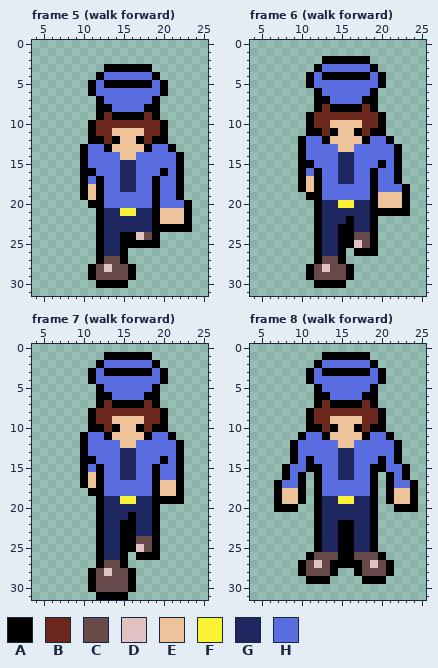
One commit to this pixel-art file: Assets/Art/cop.aseprite. That is the earlier state.
32x32 pixels, 34 frames. Colours within 5 levels of each other are drawn and written as one. Shown: frame 5 (walk forward): x 4..25, y 0..31; frame 6 (walk forward): x 4..25, y 0..31; frame 7 (walk forward): x 4..25, y 0..31; frame 8 (walk forward): x 4..25, y 0..31. The commit also changed other frames, which this record leaves out.
Visible layers, top first: "Layer 8", "Layer 2".
Palette (. is transparent): A #000000  B #6c281c  C #684949  D #e1c1c1  E #eec39a  F #fbf236  G #1e275f  H #5b6ee1
Pixels before, frame 5 (walk forward), first column x 10:
 3 ...AAAAAA.....
 4 ..AHHHHHHA....
 5 .AHAAAAAAHA...
 6 .AHHHHHHHHA...
 7 ..AHHHHHHA....
 8 ..AAHHHHAA....
 9 ..ABAAAABA....
10 .ABBBBBBBBA...
11 .ABBEEEEBBA...
12 .AABAEEABAA...
13 AHHAEEEEAHHA..
14 AHHHHEEHHHHHA.
15 AHHHHGGHHHHHA.
16 AAHHHGGHHHAHA.
17 AHAHHGGHHAHHA.
18 AEAHHGGHHAHHA.
19 AEAHHHHHHAHHA.
20 .AAHHHHHHAHHHA
21 ..AGGFFGGAEEEA
22 ..AGGGGGGAEEEA
23 ..AGGGGGGAAAAA
24 ..AGGAADCA....
25 ..AGGAAAAA....
26 ..AGGA........
27 ..ACCA........
28 .ACDCCA.......
29 .ACCCCA.......
30 ..AAAA........
Pixels before, frame 6 (walk forward), first column x 10:
 2 ...AAAAAA.....
 3 ..AHHHHHHA....
 4 .AHAAAAAAHA...
 5 .AHHHHHHHHA...
 6 ..AHHHHHHA....
 7 ..AAHHHHAA....
 8 ..ABAAAABA....
 9 .ABBBBBBBBA...
10 .ABBEEEEBBA...
11 .AABAEEABAA...
12 AHHAEEEEAHHA..
13 AHHHHEEHHHHHA.
14 AHHHHGGHHHHHA.
15 AAHHHGGHHHAHA.
16 AHAHHGGHHAHHA.
17 AEAHHGGHHAHHA.
18 AEAHHHHHHAHHHA
19 .AAHHHHHHAEEEA
20 ..AGGFFGGAEEEA
21 ..AGGGGGGAAAAA
22 ..AGGGAGGA....
23 ..AGGAAGGA....
24 ..AGGAACCA....
25 ..AGGAADCA....
26 ..AGGA.AAA....
27 ..ACCA........
28 .ACDCCA.......
29 .ACCCCA.......
30 ..AAAA........
Pixels before, frame 7 (walk forward), first column x 10:
 1 ...AAAAAA....
 2 ..AHHHHHHA...
 3 .AHAAAAAAHA..
 4 .AHHHHHHHHA..
 5 ..AHHHHHHA...
 6 ..AAHHHHAA...
 7 ..ABAAAABA...
 8 .ABBBBBBBBA..
 9 .ABBEEEEBBA..
10 .AABAEEABAA..
11 AHHAEEEEAHHA.
12 AHHHHEEHHHHHA
13 AHHHHGGHHHHHA
14 AAHHHGGHHHAHA
15 AHAHHGGHHAHHA
16 AEAHHGGHHAHHA
17 AEAHHHHHHAEEA
18 .AAHHHHHHAEEA
19 ..AGGFFGGAAAA
20 ..AGGGGGGA...
21 ..AGGGAGGA...
22 ..AGGAAGGA...
23 ..AGGAAGGA...
24 ..AGGAACCA...
25 ..AGGAADCA...
26 ..AGGA.AAA...
27 ..ACCA.......
28 .ACDCCA......
29 .ACCCCA......
30 .ACCCCA......
31 ..AAAA.......
Pixels before, frame 8 (walk forward), first column x 7:
 1 ......AAAAAA......
 2 .....AHHHHHHA.....
 3 ....AHAAAAAAHA....
 4 ....AHHHHHHHHA....
 5 .....AHHHHHHA.....
 6 .....AAHHHHAA.....
 7 .....ABAAAABA.....
 8 ....ABBBBBBBBA....
 9 ....ABBEEEEBBA....
10 ....AABAEEABAA....
11 ...AHHAEEEEAHHA...
12 ..AHHHHHEEHHHHHA..
13 ..AHHHHHGGHHHHHA..
14 ..AHAHHHGGHHHAHA..
15 .AHHAAHHGGHHAAHHA.
16 .AHA.AHHGGHHA.AHA.
17 AHHA.AHHHHHHA.AHHA
18 AEEA.AHHHHHHA.AEEA
19 AEEA.AGGFFGGA.AEEA
20 AAA..AGGGGGGA..AAA
21 .....AGGGGGGA.....
22 .....AGGAAGGA.....
23 .....AGGAAGGA.....
24 .....AGGAAGGA.....
25 .....AGGAAGGA.....
26 ....ACCCAACCCA....
27 ...ACDCAAAACDCA...
28 ...ACCCA..ACCCA...
29 ....AAA....AAA....
After the commit:
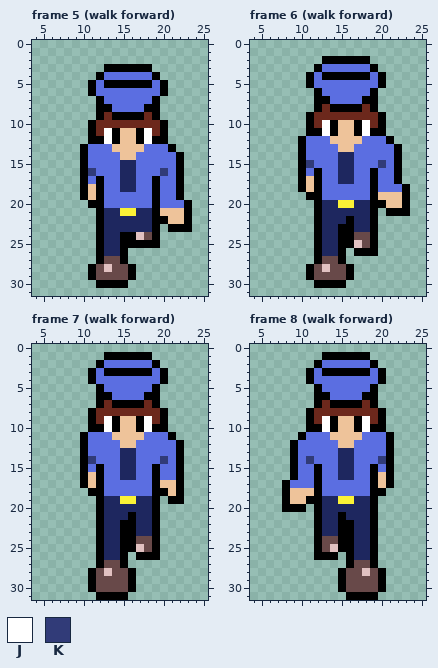
Colours new in this view: J #ffffff  K #313b78
Change:
Frame 5 (walk forward), layer "Layer 2":
y 11: x 13..14 BE -> JA; x 17..18 EB -> AJ
y 12: x 13 B -> J; x 18 B -> J
y 13: x 13 A -> H; x 18 A -> H
y 16: x 11 A -> K; x 20 A -> K
y 22: x 20 E -> A
y 23: x 20 A -> .
Frame 6 (walk forward), layer "Layer 2":
y 10: x 13..14 BE -> JA; x 17..18 EB -> AJ
y 11: x 13 B -> J; x 18 B -> J
y 12: x 13 A -> H; x 18 A -> H
y 15: x 11 A -> K; x 20 A -> K
y 20: x 20 E -> A
y 21: x 20 A -> .
Frame 7 (walk forward), layer "Layer 2":
y 9: x 13..14 BE -> JA; x 17..18 EB -> AJ
y 10: x 13 B -> J; x 18 B -> J
y 11: x 13 A -> H; x 18 A -> H
y 14: x 11 A -> K; x 20 A -> K
y 18: x 20 E -> A
y 19: x 20 A -> .
Frame 8 (walk forward), layer "Layer 2":
y 9: x 13..14 BE -> JA; x 17..18 EB -> AJ
y 10: x 13 B -> J; x 18 B -> J
y 11: x 13 A -> H; x 18 A -> H
y 12..13: x 21..22 HA -> A.
y 14: x 11 A -> K; x 20..22 AHA -> KA.
y 15: x 8..9 AH -> .A; x 11 A -> H; x 20..23 AHHA -> HA..
y 16: x 8..11 AHA. -> .AHH; x 20 . -> E; x 22..23 HA -> ..
y 17: x 7..8 AH -> .A; x 10..11 A. -> HH; x 20 . -> E; x 22..24 HHA -> ...
y 18: x 7..8 AE -> .A; x 10..11 A. -> EE; x 20..24 .AEEA -> A....
y 19: x 7..8 AE -> .A; x 10..11 A. -> EA; x 21..24 AEEA -> ....
y 20: x 7 A -> .; x 10 . -> A; x 22..24 AAA -> ...
y 21: x 15 G -> A
y 24: x 13..14 GG -> CC
y 25: x 13..14 GG -> CD
y 26: x 11..15 ACCCA -> .AAA.; x 17..20 CCCA -> GGA.
y 27: x 10..15 ACDCAA -> ......; x 17 A -> C; x 19..21 DCA -> A..
y 28: x 10..18 ACCCA..AC -> .....ACCD; x 20..21 CA -> A.
y 29: x 11..13 AAA -> ...; x 15..19 ...AA -> ACCCC
y 30: x 15..20 ...... -> ACCCCA
y 31: x 16..19 .... -> AAAA
Where, in picture pixels (left, top, right, bottom), the same in both pictures:
changed: (88, 128, 168, 176)
changed: (160, 216, 168, 232)
changed: (306, 120, 386, 216)
changed: (88, 416, 168, 464)
changed: (160, 488, 168, 504)
changed: (274, 416, 418, 600)
